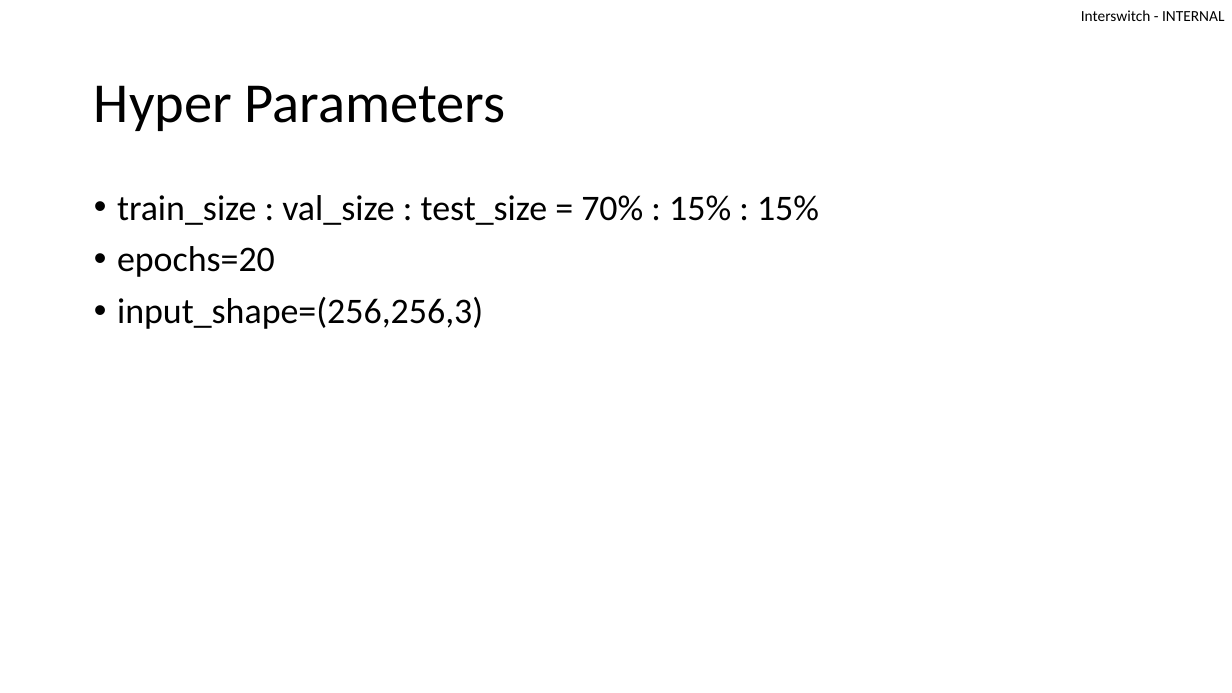
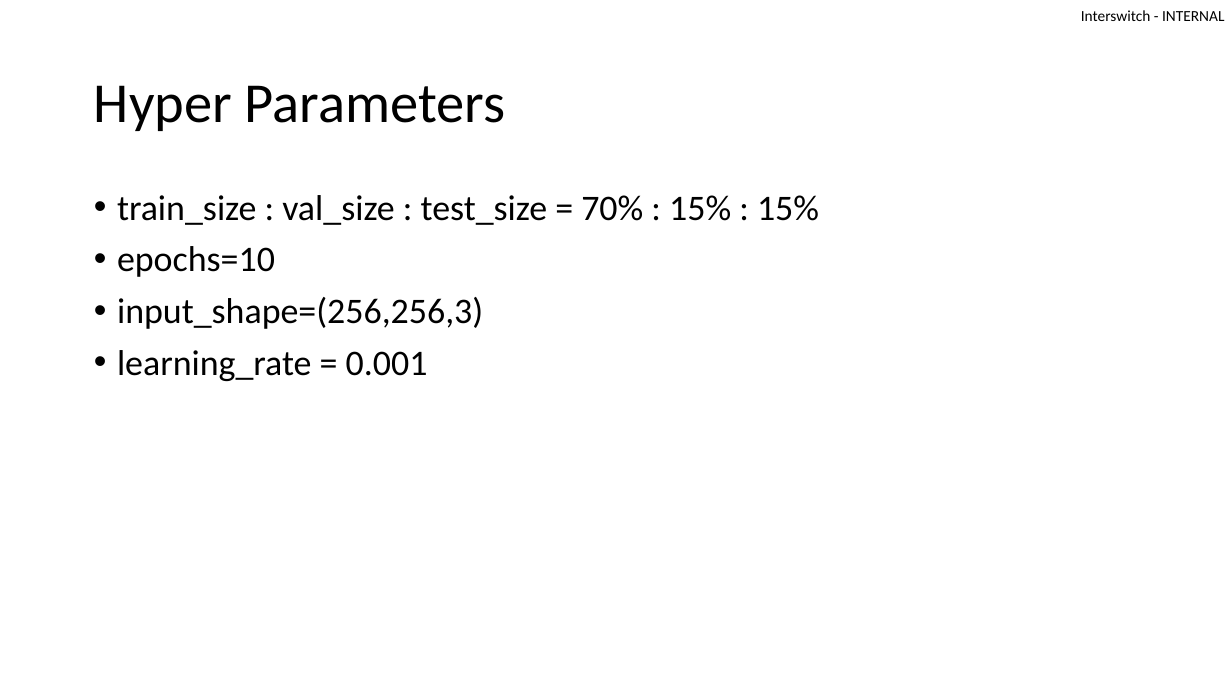
Before and after one commit to Lusomaj/Deep_Learning_individual_Project_jl, a slide deck: slide 3 of OpacityPowerPointJosephLusoma.pptx. Drawn at 1232x693 pixels with LibreOffice and Linux fonts; fonts in the diff are those of the drawing. Boxes give left, top, right and bottom in pixels: in the first picture for what was removed or moved away, otherwise in the second. Text is boxed around its words. In the diff, an @@ line names an element or a change of style, - is before the commit and + after.

```diff
--- a/OpacityPowerPointJosephLusoma.pptx
+++ b/OpacityPowerPointJosephLusoma.pptx
@@ text at (x1=117, y1=246, x2=275, y2=277): text changed @@
-• epochs=20
+• epochs=10
@@ text at (x1=117, y1=350, x2=428, y2=381): paragraph added @@
+• learning_rate = 0.001
```
Also in this commit, not shown: 9 other slides changed, 3 other files.
